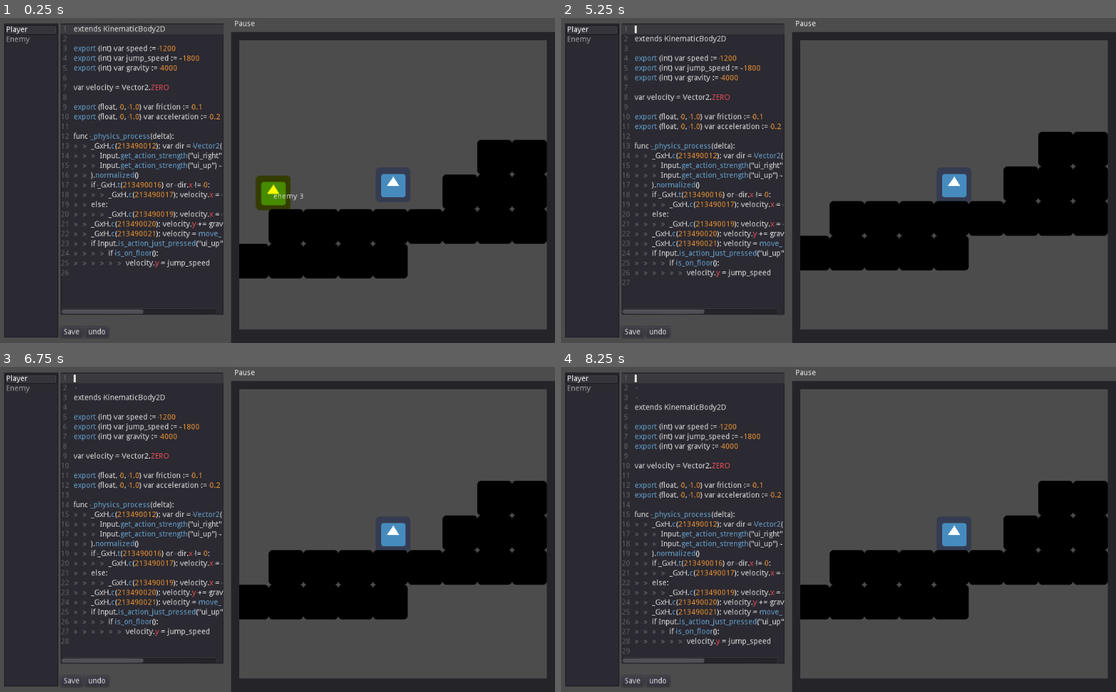
Above: before the commit, frames 1-4 (two rows, left to right).
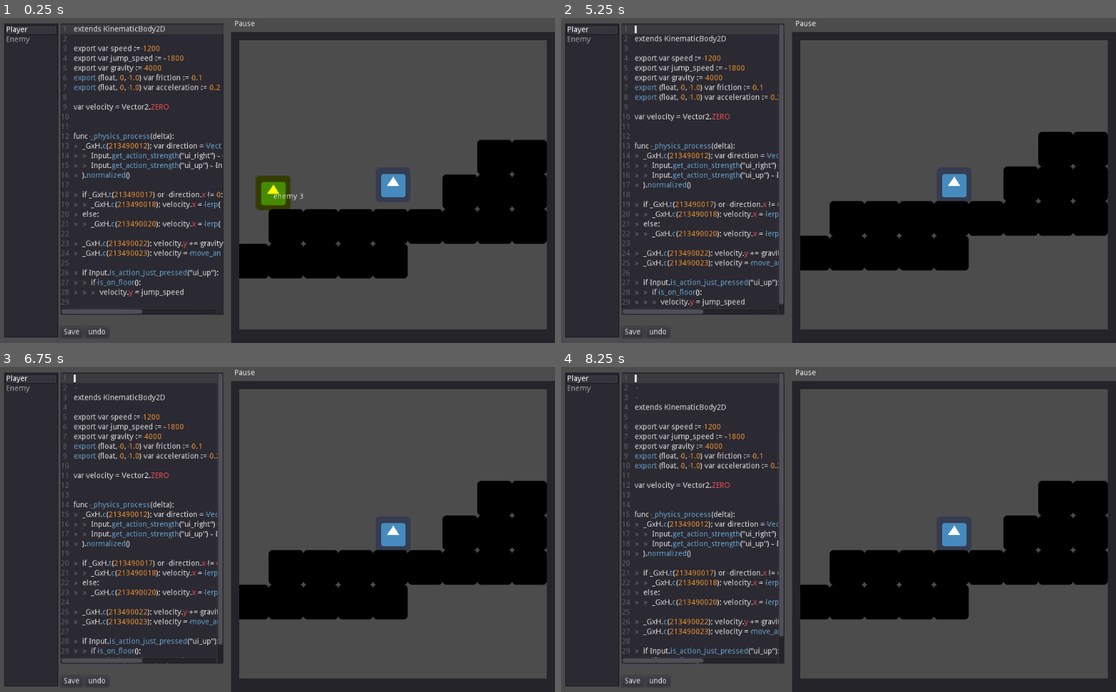
Above: after the commit, the same moments.

Repository: GDQuest/learn-gdscript
Game: Godot game, scene res://ScenePlayer.tscn
Same seed, same stepped clock (60 frames per second), same inputs: the game is played once before the commit and once after it. The engine's default icon, where the game draws it, is replaced by a stand-in: a white triangle on a blue panel in a dark square.
Inputs:
- Up to frame 1 (0.25 s): no input
- Up to frame 2 (5.25 s): click "Save" at 0.5 s; click "undo" at 1.25 s; click "Pause" at 2 s; hold Up (ui_up) 2.78-3.53 s; hold Right (ui_right) 2.78-4.28 s; tap Up (ui_up) at 3.6, 3.77, 4.07, 5.1 s; hold Left (ui_left) 4.28-5.03 s; hold Up (ui_up) 4.28-5.03 s; tap Enter at 5 s; hold Right (ui_right) from 5.03 s (still down)
- Up to frame 3 (6.75 s): tap Up (ui_up) at 5.27, 5.57, 6.6 s; tap Space at 5.75 s; hold Up (ui_up) 5.78-6.53 s; tap Enter at 6.5 s; release Right (ui_right) at 6.53 s; hold Left (ui_left) from 6.53 s (still down)
- Up to frame 4 (8.25 s): tap Up (ui_up) at 6.77, 7.07, 8.1 s; tap Space at 7.25 s; release Left (ui_left) at 7.28 s; hold Right (ui_right) 7.28-8.03 s; hold Up (ui_up) 7.28-8.03 s; tap Enter at 8 s; hold Left (ui_left) from 8.03 s (still down)

The runs differ from the first frame. In frame 1, 4.7% of the frame differs, in the area x 11-41%, y 8-92%; in frame 2, 5.3%, in the area x 11-41%, y 2-92%; in frame 3, 5.1%; in frame 4, 5.0%.

Commit message:
Format and tweak code
Used find_node() to find UI nodes
Renamed some UI nodes to find them in the interface
Ran code formatter
Some other tweaks like adding type hints, removing unnecessary export
hints, etc.

Diff:
--- a/HTTPRequest.gd
+++ /dev/null
@@ -1,81 +0,0 @@
-# HTTPClient demo
-# This simple class can do HTTP requests; it will not block, but it needs to be polled.
-
-func _init(host, port, path):
-	var http = HTTPClient.new() # Create the Client.
-
-	var could_request_connection = http.connect_to_host(host, port) == OK
-	assert(could_request_connection, "could not open a connection to %s:%s"%[host, port])
-
-	# Wait until resolved and connected.
-	while http.get_status() == HTTPClient.STATUS_CONNECTING or http.get_status() == HTTPClient.STATUS_RESOLVING:
-		http.poll()
-		if not OS.has_feature("web"):
-			OS.delay_msec(500)
-		else:
-			yield(Engine.get_main_loop(), "idle_frame")
-
-	var could_connect = http.get_status() == HTTPClient.STATUS_CONNECTED
-	assert(could_connect, "could not connect to %s:%s"%[host, port])
-
-	# Some headers
-	var headers = [
-		"User-Agent: Pirulo/1.0 (Godot)",
-		"Accept: */*"
-	]
-
-	var could_request = http.request(HTTPClient.METHOD_POST, path, headers)
-	assert(could_request, "could not request the path %s:%s/%s"%[host, port, path])
-
-	while http.get_status() == HTTPClient.STATUS_REQUESTING:
-		http.poll()
-		if OS.has_feature("web"):
-			# Synchronous HTTP requests are not supported on the web,
-			# so wait for the next main loop iteration.
-			yield(Engine.get_main_loop(), "idle_frame")
-		else:
-			OS.delay_msec(500)
-
-	assert(http.get_status() == HTTPClient.STATUS_BODY or http.get_status() == HTTPClient.STATUS_CONNECTED) # Make sure request finished well.
-
-	print("response? ", http.has_response()) # Site might not have a response.
-
-	if http.has_response():
-		# If there is a response...
-
-		headers = http.get_response_headers_as_dictionary() # Get response headers.
-		print("code: ", http.get_response_code()) # Show response code.
-		print("**headers:\\n", headers) # Show headers.
-
-		# Getting the HTTP Body
-
-		if http.is_response_chunked():
-			# Does it use chunks?
-			print("Response is Chunked!")
-		else:
-			# Or just plain Content-Length
-			var bl = http.get_response_body_length()
-			print("Response Length: ", bl)
-
-		# This method works for both anyway
-
-		var rb = PoolByteArray() # Array that will hold the data.
-
-		while http.get_status() == HTTPClient.STATUS_BODY:
-			# While there is body left to be read
-			http.poll()
-			# Get a chunk.
-			var chunk = http.read_response_body_chunk()
-			if chunk.size() == 0:
-				if not OS.has_feature("web"):
-					# Got nothing, wait for buffers to fill a bit.
-					OS.delay_usec(1000)
-				else:
-					yield(Engine.get_main_loop(), "idle_frame")
-			else:
-				rb = rb + chunk # Append to read buffer.
-		# Done!
-
-		print("bytes got: ", rb.size())
-		var text = rb.get_string_from_ascii()
-		print("Text: ", text)
--- a/ScenePlayer.gd
+++ b/ScenePlayer.gd
@@ -4,28 +4,22 @@
 const ScriptsRepository = preload("./ScriptsRepository.gd")
 const ScriptsUtils = preload("./ScriptsUtils.gd")
 
-export(NodePath) var file_list_node := "MarginContainer/HBoxContainer/ItemList"
-onready var file_list: ItemList = get_node(file_list_node)
+export (PackedScene) var scene_file := preload("res://game/Game.tscn") setget set_scene_file
 
-export(NodePath) var text_edit_node := "MarginContainer/HBoxContainer/VBoxContainer/TextEdit"
-onready var text_edit: TextEdit = get_node(text_edit_node)
+var _scene_is_paused := false
+var _scene: Node
 
-export(NodePath) var save_button_node := "MarginContainer/HBoxContainer/VBoxContainer/HBoxContainer/Button"
-onready var save_button: Button = get_node(save_button_node)
+onready var file_list: ItemList = find_node("FileList")
+onready var text_edit: TextEdit = find_node("TextEdit")
 
-export(NodePath) var viewport_node := "VBoxContainer/Panel/MarginContainer/ViewportContainer/Viewport"
-onready var viewport: Viewport = get_node(viewport_node)
+onready var viewport: Viewport = find_node("Viewport")
 
-export(NodePath) var pause_button_node := "VBoxContainer/HBoxContainer/ToolButton"
-onready var pause_button: Button = get_node(pause_button_node)
+onready var save_button: Button = find_node("SaveButton")
+onready var undo_button: Button = find_node("UndoButton")
+onready var pause_button: Button = find_node("PauseButton")
 
-export(NodePath) var errors_label_node := "MarginContainer/HBoxContainer/VBoxContainer/LabelErrors"
-onready var errors_label: Label = get_node(errors_label_node)
+onready var errors_label: Label = find_node("LabelErrors")
 
-export(PackedScene) var scene_file:PackedScene = preload("res://game/Game.tscn") setget set_scene_file
-
-var _scene_is_paused = false
-var _scene: Node
 
 func _ready():
 	file_list.connect("item_activated", self, "_on_file_selected")
@@ -33,11 +27,13 @@
 	pause_button.connect("pressed", self, "_on_pause_pressed")
 	unpack_scene_file()
 
+
 func set_scene_file(new_scene: PackedScene) -> void:
 	scene_file = new_scene
 	unpack_scene_file()
 
-# Reads all the scripts and loads them in the editor
+
+## Reads all the scripts and loads them in the editor.
 func unpack_scene_file() -> void:
 	_scene = scene_file.instance()
 	viewport.add_child(_scene)
@@ -48,9 +44,11 @@
 	file_list.select(0)
 	_on_file_selected(0)
 
+
 func _on_file_selected(file_index: int) -> void:
 	var script: ScriptManager = file_list.get_item_metadata(file_index)
 	text_edit.text = script.current_script
+
 
 func _on_save_pressed() -> void:
 	var file_index := file_list.get_selected_items()[0]
@@ -66,13 +64,18 @@
 			var range_start = error.range.start
 			#var range_end = error.range.end
 			#var severity = error.severity
-			var error_string = "ERROR: %s:%s:%s"%[message, range_start.line, range_start.character]
+			var error_string = (
+				"ERROR: %s:%s:%s"
+				% [message, range_start.line, range_start.character]
+			)
 			errors_label.text += error_string
+
 
 func _on_pause_pressed() -> void:
 	_scene_is_paused = not _scene_is_paused
 	ScriptsUtils.pause_scene(_scene, _scene_is_paused)
 
+
 func _clear_file_list() -> void:
 	for item_idx in file_list.get_item_count():
 		file_list.remove_item(item_idx)
--- a/ScenePlayer.tscn
+++ b/ScenePlayer.tscn
@@ -24,7 +24,7 @@
 margin_right = 414.0
 margin_bottom = 590.0
 
-[node name="ItemList" type="ItemList" parent="MarginContainer/HBoxContainer"]
+[node name="FileList" type="ItemList" parent="MarginContainer/HBoxContainer"]
 margin_right = 100.0
 margin_bottom = 580.0
 rect_min_size = Vector2( 100, 0 )
@@ -60,12 +60,12 @@
 margin_right = 300.0
 margin_bottom = 580.0
 
-[node name="Button" type="Button" parent="MarginContainer/HBoxContainer/VBoxContainer/HBoxContainer"]
+[node name="SaveButton" type="Button" parent="MarginContainer/HBoxContainer/VBoxContainer/HBoxContainer"]
 margin_right = 41.0
 margin_bottom = 20.0
 text = "Save"
 
-[node name="Button2" type="Button" parent="MarginContainer/HBoxContainer/VBoxContainer/HBoxContainer"]
+[node name="UndoButton" type="Button" parent="MarginContainer/HBoxContainer/VBoxContainer/HBoxContainer"]
 margin_left = 45.0
 margin_right = 89.0
 margin_bottom = 20.0
@@ -82,7 +82,7 @@
 margin_right = 596.0
 margin_bottom = 22.0
 
-[node name="ToolButton" type="ToolButton" parent="VBoxContainer/HBoxContainer"]
+[node name="PauseButton" type="ToolButton" parent="VBoxContainer/HBoxContainer"]
 margin_right = 50.0
 margin_bottom = 22.0
 text = "Pause"
--- a/ScriptManager.gd
+++ b/ScriptManager.gd
@@ -1,5 +1,6 @@
-# Manages one script. Maintains a list of nodes using that script, and can
-# replace their script
+## Manages one script. Maintains a list of nodes using that script, and can
+## replace their script.
+extends Reference
 
 const ScriptVerifier := preload("./ScriptVerifier.gd")
 
@@ -14,56 +15,65 @@
 var cached_file := false
 var _node: Node
 
+
 func _init(initial_script: GDScript, node: Node) -> void:
 	script_object = initial_script
 	_node = node
 	name = script_object.resource_path.get_file().get_basename()
 	original_script = script_object.source_code
 	current_script = original_script
-	var directory_path = script_object.resource_path.get_base_dir().replace("res://","")
+	var directory_path = script_object.resource_path.get_base_dir().replace("res://", "")
 	var directory = Directory.new()
 	directory.open("user://")
 	directory.make_dir_recursive(directory_path)
 	file_path = "user://".plus_file(directory_path.plus_file(name))
 
+
 func _to_string():
-	return '`%s`'%[script_object.resource_path]
+	return '`%s`' % [script_object.resource_path]
 
-# Takes the provided string, compiles it as a new GDScript, saves it to the user's
-# data dir, and applies it to each node using the script
+
+## Takes the provided text, compiles it as a new GDScript, saves it to the user's
+## data dir, and applies it to each node using the script.
+## Emits an array of errors if the script has compilation errors.
 func attempt_apply(new_script_text: String) -> void:
 	if new_script_text == current_script:
-			return
-	var new_script = GDScript.new()
+		return
+	var new_script := GDScript.new()
 	new_script.source_code = new_script_text
-	var suffix = ".b" if cached_file else ".a"
-	var current_file_name = file_path+suffix+".gd"
+	var suffix := ".b" if cached_file else ".a"
+	var current_file_name := file_path + suffix + ".gd"
 	ResourceSaver.save(current_file_name, new_script)
+
 	var verifier = ScriptVerifier.new(_node, new_script_text)
 	verifier.test()
-	var errors: Array = yield(verifier,"errors")
-	var severity = 100
+
+	var errors: Array = yield(verifier, "errors")
+	var severity := 100
 	if errors.size():
 		for i in range(errors.size() - 1, -1, -1):
 			var error = errors[i]
-			if error.code == 16: # unused return value
+			# unused return value.
+			if error.code == 16:
 				errors.remove(i)
 		for error in errors:
 			severity = min(severity, error.severity)
+
 	if severity < 2:
 		emit_signal("errors", errors)
 		return
+
 	for node in nodes:
 		node.script = load(current_file_name)
+
 	cached_file = not cached_file
 	current_script = new_script_text
 	emit_signal("errors", errors)
 
-# tests a script to verify it is valid (no syntax errors)
-# In the editor, this stops the process
+
+# Tests a script to ensure it has no errors.
+# Returns
 func test(current_file_name: String) -> bool:
 	var test_file: Resource = load(current_file_name)
 	var test_instance = test_file.new()
-	if test_instance != null:
-		return true
-	return false
+	return test_instance != null
--- a/ScriptVerifier.gd
+++ b/ScriptVerifier.gd
@@ -5,9 +5,11 @@
 var _node: Node
 var _new_script_text: String
 
-func _init(attached_node: Node, new_script_text: String):
+
+func _init(attached_node: Node, new_script_text: String) -> void:
 	_node = attached_node
 	_new_script_text = new_script_text
+
 
 func append_http_request_node() -> HTTPRequest:
 	var http_request = HTTPRequest.new()
@@ -16,22 +18,25 @@
 	_node.add_child(http_request)
 	return http_request
 
+
 func remove_http_request_node() -> void:
 	var previous_http_request = _node.get_node_or_null(http_request_name)
 	if previous_http_request:
 		previous_http_request.queue_free()
 
-func _on_http_request_completed(_result: int, _response_code: int, _headers: PoolStringArray, body: PoolByteArray):
+
+func _on_http_request_completed(
+	_result: int, _response_code: int, _headers: PoolStringArray, body: PoolByteArray
+) -> void:
 	var response = parse_json(body.get_string_from_utf8())
 	remove_http_request_node()
 	emit_signal("errors", response)
 
-func test():
+
+func test() -> void:
 	remove_http_request_node()
 	var http_request := append_http_request_node()
 	var url = "http://localhost:3000"
-	var query = "file=%s"%[_new_script_text.percent_encode()]
-	var headers = PoolStringArray([
-		"Content-Type: application/x-www-form-urlencoded"
-	])
+	var query = "file=%s" % [_new_script_text.percent_encode()]
+	var headers = PoolStringArray(["Content-Type: application/x-www-form-urlencoded"])
 	http_request.request(url, headers, false, HTTPClient.METHOD_POST, query)
--- a/ScriptsRepository.gd
+++ b/ScriptsRepository.gd
@@ -1,43 +1,54 @@
 # A dictionary of ScriptManagers
+extends Reference
 
 const ScriptManager = preload("./ScriptManager.gd")
 var repository := {}
 
-# if the provided script is new, adds a script file to the repository
-# otherwise, adds the provided node as a dependency of this script
-func add_script(script:GDScript, node: Node) -> void:
+## Index to keep track of the iterator's state.
+var _current_index := 0
+var _current_array := []
+
+
+## If the provided script is new, adds a script file to the repository.
+## Otherwise, adds the provided node as a dependency of this script.
+func add_script(script: GDScript, node: Node) -> void:
 	var script_path := script.resource_path
 	if not (script_path in repository):
 		repository[script_path] = ScriptManager.new(script, node)
 
 	repository[script_path].nodes.append(node)
 
+
 func _to_string():
-	return '(scripts: %s)'%[PoolStringArray(repository.values()).join(", ")]
+	return '(scripts: %s)' % [PoolStringArray(repository.values()).join(", ")]
 
-var _current_index := 0
-var _current_array := []
 
 func _iterator_is_valid() -> bool:
 	return _current_index < _current_array.size()
+
 
 func _iter_init(_arg) -> bool:
 	_current_index = 0
 	_current_array = repository.values()
 	return _iterator_is_valid()
 
+
 func _iter_next(_arg) -> bool:
 	_current_index += 1
 	return _iterator_is_valid()
 
+
 func _iter_get(_arg):
 	return _current_array[_current_index]
+
 
 func size() -> int:
 	return repository.size()
 
+
 func keys() -> Array:
 	return repository.keys()
 
+
 func values() -> Array:
 	return repository.values()
--- a/ScriptsUtils.gd
+++ b/ScriptsUtils.gd
@@ -3,7 +3,7 @@
 
 static func collect_scripts(node: Node, repository := ScriptsRepository.new(), limit := 1000) -> ScriptsRepository:
 	var maybe_script = node.get_script()
-	if(maybe_script != null):
+	if maybe_script != null:
 		var script: GDScript = maybe_script
 		repository.add_script(script, node)
 	if limit > 0:
--- a/game/Enemy.gd
+++ b/game/Enemy.gd
@@ -1,41 +1,46 @@
 extends KinematicBody2D
 
-
-export (int) var speed = 1200
-export (int) var jump_speed = -1800
-export (int) var gravity = 4000
+export var speed := 1200
+export var jump_speed := -1800
+export var gravity := 4000
+export (float, 0, 1.0) var friction = 0.1
+export (float, 0, 1.0) var acceleration = 0.25
+export (float, 0, 1) var time_span := .5
 
 var velocity = Vector2.ZERO
+var direction = Vector2()
 
-export (float, 0, 1.0) var friction = 0.1
-export (float, 0, 1.0) var acceleration = 0.25
+var _timer := Timer.new()
 
-export (float, 0, 1) var time_span := .5
-
-var timer := Timer.new()
-var dir = Vector2()
 
 func _ready():
-	add_child(timer)
-	timer.connect("timeout", self, "random_action")
-	timer.start(time_span)
+	add_child(_timer)
+	_timer.connect("timeout", self, "random_action")
+	_timer.start(time_span)
+
 
 func random_action():
-	match(randi() % 2):
-		0: dir.y = 1
-		_: dir.y = 0
-	match(randi() % 2 if dir.y != 0 else 5):
-		0: dir.x = 1
-		1: dir.x = -1
-		_: dir.x = 0
+	match randi() % 2:
+		0:
+			direction.y = 1
+		_:
+			direction.y = 0
+	match randi() % 2 if direction.y != 0 else 5:
+		0:
+			direction.x = 1
+		1:
+			direction.x = -1
+		_:
+			direction.x = 0
+
 
 func _physics_process(delta):
-		if dir.x != 0:
-				velocity.x = lerp(velocity.x, dir.x * speed, acceleration)
-		else:
-				velocity.x = lerp(velocity.x, 0, friction)
-		velocity.y += gravity * delta
-		velocity = move_and_slide(velocity, Vector2.UP)
-		if dir.y > 0:
-				if is_on_floor():
-						velocity.y = jump_speed
+	if direction.x != 0:
+		velocity.x = lerp(velocity.x, direction.x * speed, acceleration)
+	else:
+		velocity.x = lerp(velocity.x, 0, friction)
+	velocity.y += gravity * delta
+	velocity = move_and_slide(velocity, Vector2.UP)
+	if direction.y > 0:
+		if is_on_floor():
+			velocity.y = jump_speed
--- a/game/Player.gd
+++ b/game/Player.gd
@@ -1,25 +1,28 @@
 extends KinematicBody2D
 
-export (int) var speed := 1200
-export (int) var jump_speed := -1800
-export (int) var gravity := 4000
+export var speed := 1200
+export var jump_speed := -1800
+export var gravity := 4000
+export (float, 0, 1.0) var friction := 0.1
+export (float, 0, 1.0) var acceleration := 0.25
 
 var velocity = Vector2.ZERO
 
-export (float, 0, 1.0) var friction := 0.1
-export (float, 0, 1.0) var acceleration := 0.25
 
 func _physics_process(delta):
-		var dir = Vector2(
-			Input.get_action_strength("ui_right") - Input.get_action_strength("ui_left"),
-			Input.get_action_strength("ui_up") - Input.get_action_strength("ui_down")
-		).normalized()
-		if dir.x != 0:
-				velocity.x = lerp(velocity.x, dir.x * speed, acceleration)
-		else:
-				velocity.x = lerp(velocity.x, 0, friction)
-		velocity.y += gravity * delta
-		velocity = move_and_slide(velocity, Vector2.UP)
-		if Input.is_action_just_pressed("ui_up"):
-				if is_on_floor():
-						velocity.y = jump_speed
+	var direction = Vector2(
+		Input.get_action_strength("ui_right") - Input.get_action_strength("ui_left"),
+		Input.get_action_strength("ui_up") - Input.get_action_strength("ui_down")
+	).normalized()
+
+	if direction.x != 0:
+		velocity.x = lerp(velocity.x, direction.x * speed, acceleration)
+	else:
+		velocity.x = lerp(velocity.x, 0, friction)
+
+	velocity.y += gravity * delta
+	velocity = move_and_slide(velocity, Vector2.UP)
+
+	if Input.is_action_just_pressed("ui_up"):
+		if is_on_floor():
+			velocity.y = jump_speed
